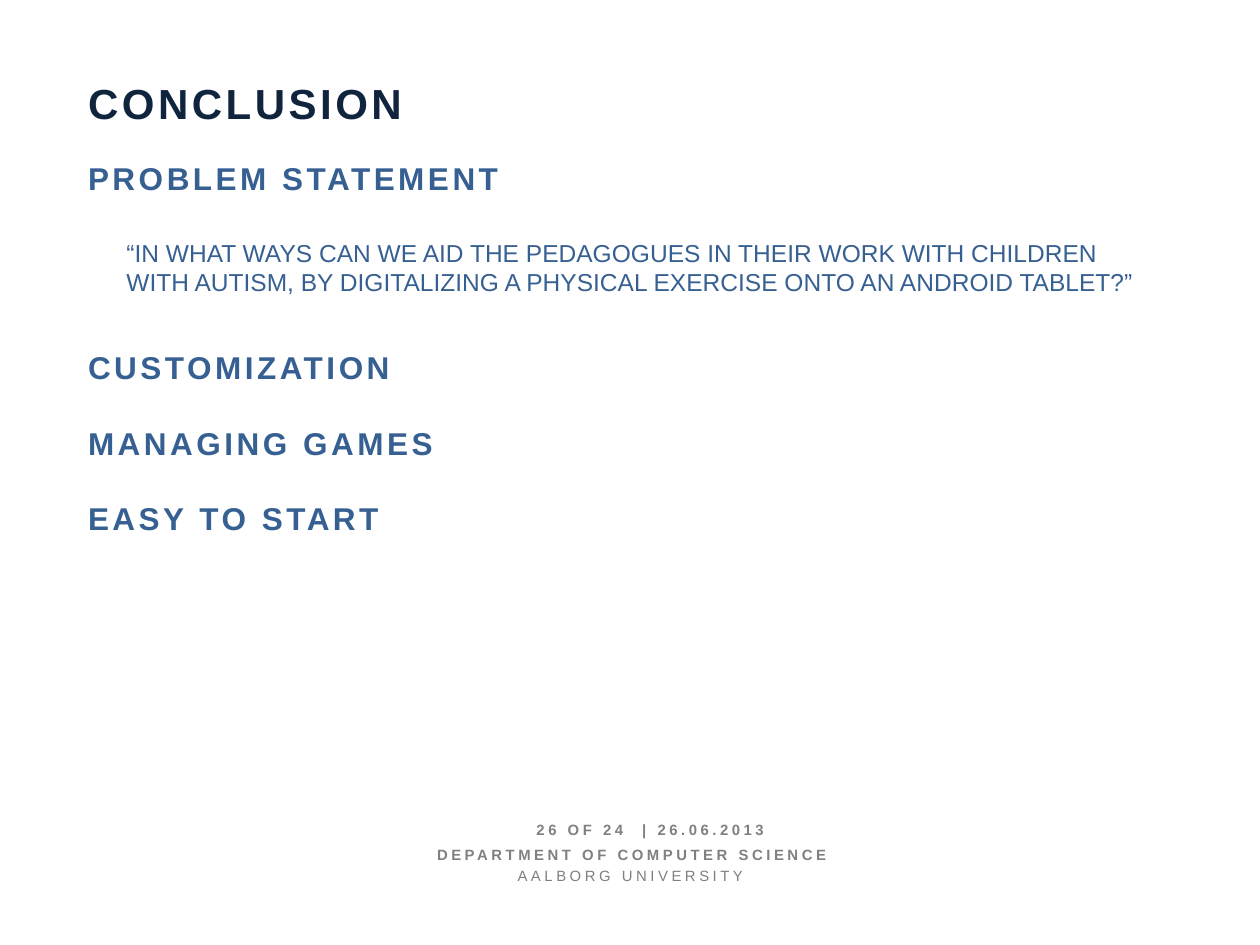
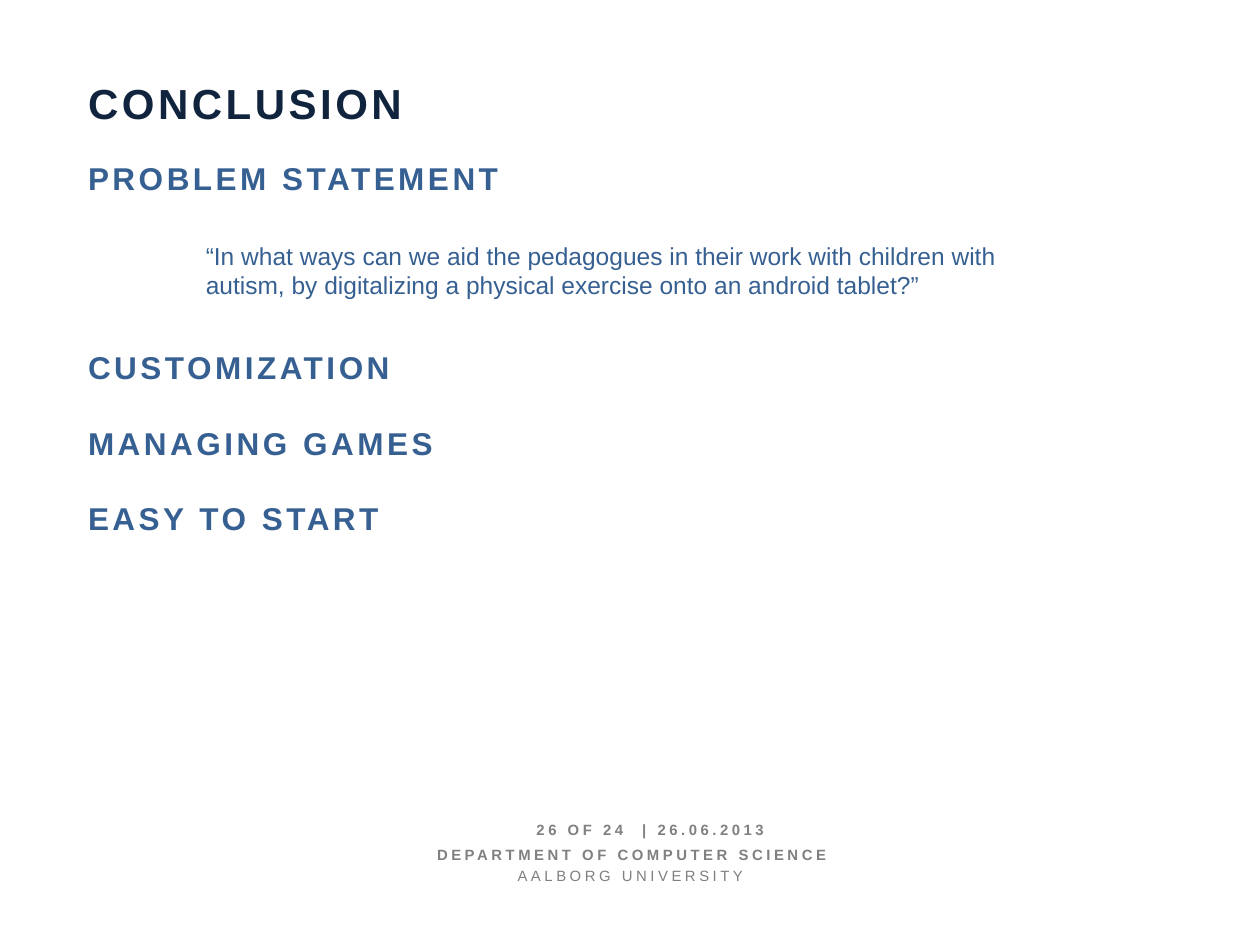
Before and after one commit to figa12/sw606f13, a slide deck: slide 26 of slides/main.pptx. Drawn at 1260x945 pixels with LibreOffice and Linux fonts; fonts in the diff are those of the drawing. Boxes give left, top, right and bottom in pixels: in the first picture for what was removed or moved away, otherwise in the second. Text is boxed around its words. In the diff, an @@ line names an element or a change of style, - is before the commit and + after.

```diff
--- a/slides/main.pptx
+++ b/slides/main.pptx
@@ text at box(206, 247, 996, 299): text changed @@
-“IN WHAT WAYS CAN WE AID THE PEDAGOGUES IN THEIR WORK WITH CHILDREN WITH AUTISM, BY DIGITALIZING A PHYSICAL EXERCISE ONTO AN ANDROID TABLET?”
+“In what ways can we aid the pedagogues in their work with children with autism, by digitalizing a physical exercise onto an android tablet?”
```
Also in this commit, not shown: 6 other slides changed.
